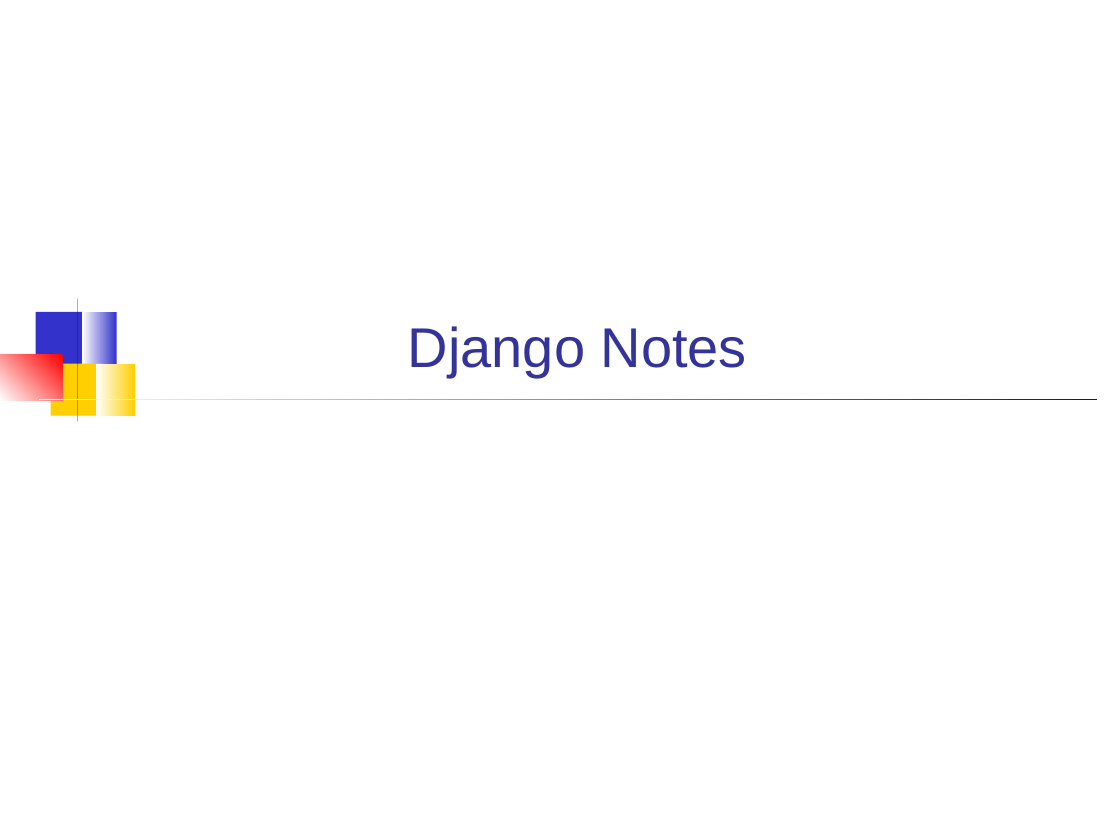
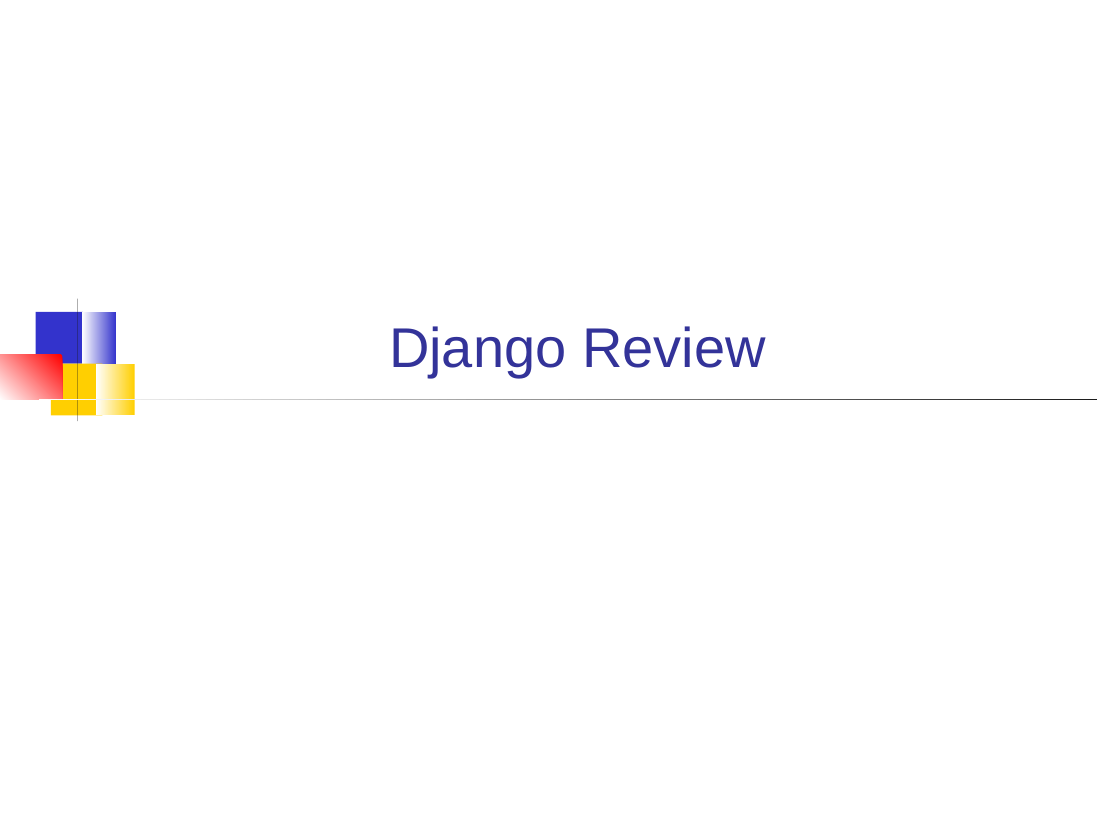
Before and after one commit to cpske/ISP, a slide deck: slide 1 of django/Django-review-1.ppt. Drawn at 1120x840 pixels with LibreOffice and Linux fonts; fonts in the diff are those of the drawing. Boxes give left, top, right and bottom in pixels: in the first picture for what was removed or moved away, otherwise in the second. Text is boxed around its words. In the diff, an @@ line names an element or a change of style, - is before the commit and + after.

Commit message:
Add slides for django review

```diff
--- a/django/Django-review-1.ppt
+++ b/django/Django-review-1.ppt
@@ title at [389,326,766,377]: text changed @@
-Django Notes
+Django Review
```
Also in this commit, not shown: 15 other slides changed, 1 slide added, 1 other file.
